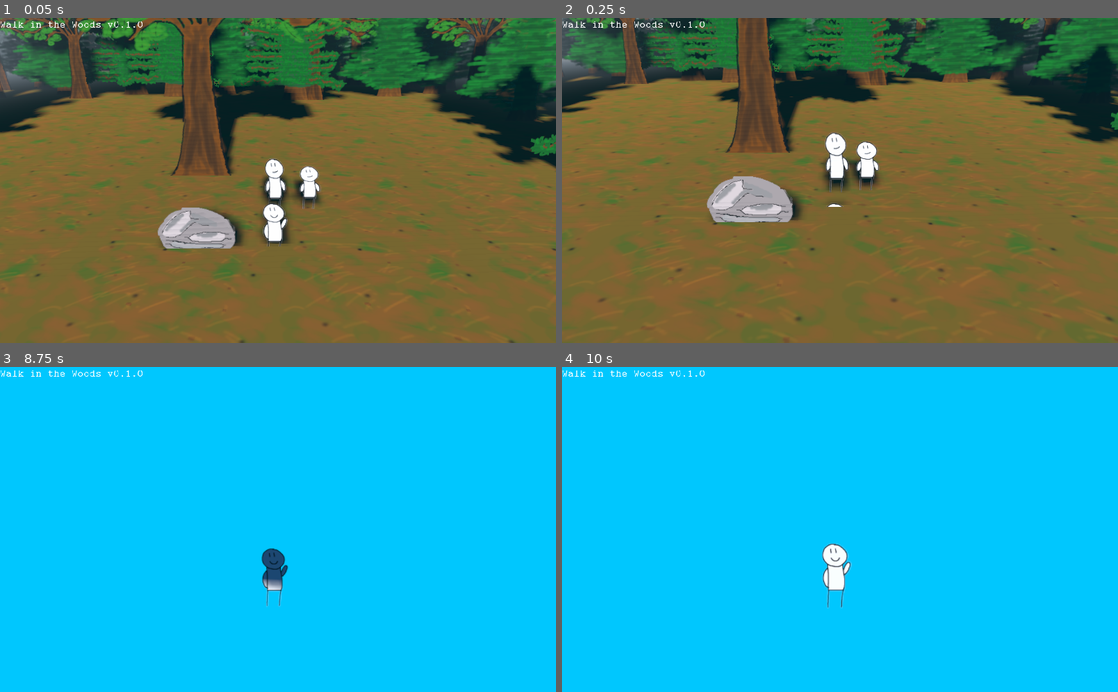
Above: before the commit, frames 1-4 (two rows, left to right).
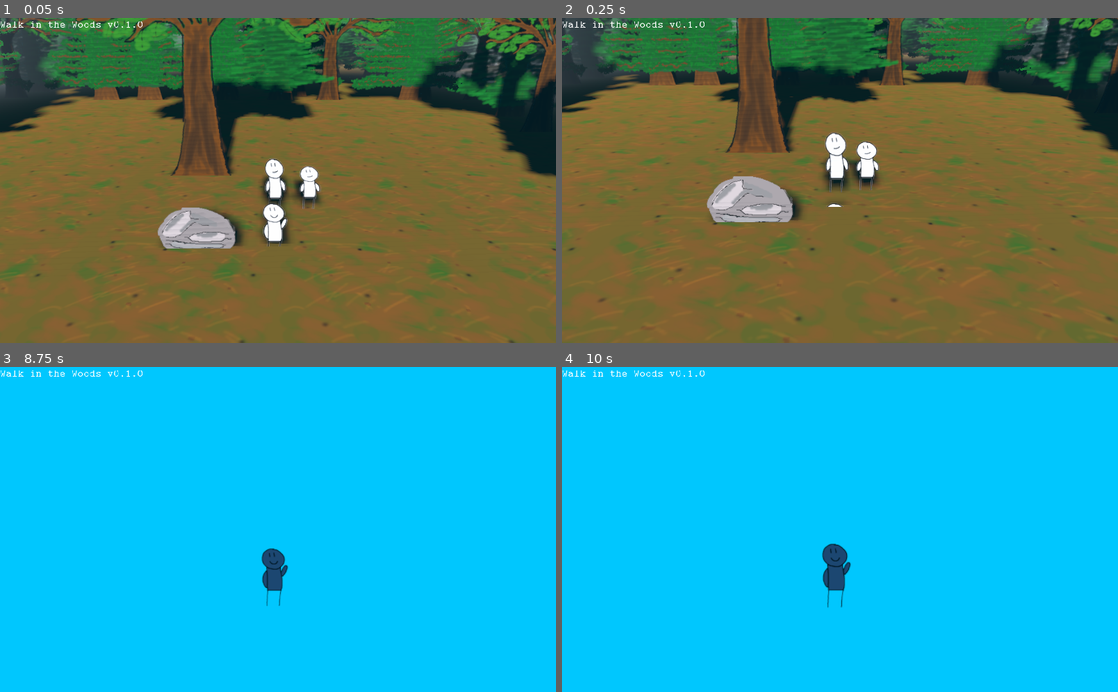
Above: after the commit, the same moments.

Repository: Schoperation/AllTheStarsAtNight
Game: Godot game, scene res://world/World.tscn
Two runs of this game, one before a commit and one after it. Both use one fixed random seed, a clock stepped at 60 frames per second and the inputs below.
Inputs (mouse positions are in pixels of both pictures, inside the frame that each line leads up to):
- Up to frame 1 (0.05 s): no input
- Up to frame 2 (0.25 s): no input
- Up to frame 3 (8.75 s): move the mouse to (400, 513) at 0.52 s; hold D (move_right) 0.53-1.28 s; tap Mouse wheel up (zoom_in) every 1.5 s from 0.6 to 8.1 s; click (400, 513) at 0.67 s; move the mouse to (166, 545) at 1.27 s; hold S (move_down) 1.28-2.03 s; tap Mouse wheel down (zoom_out) every 1.5 s from 1.35 to 7.35 s; tap Enter at 2, 3.5, 5 s; move the mouse to (333, 458) at 2.02 s; hold D (move_right) 2.03-2.78 s; tap Space at 2.75, 4.25, 5.75 s; move the mouse to (250, 594) at 2.77 s; hold W (move_up) 2.78-3.53 s; click (250, 594) at 2.92 s; move the mouse to (444, 578) at 3.52 s; hold A (move_left) 3.53-5.03 s; move the mouse to (111, 480) at 4.27 s; move the mouse to (305, 529) at 5.02 s; hold S (move_down) 5.03-5.78 s; click (305, 529) at 5.17 s; move the mouse to (194, 448) at 5.77 s; hold D (move_right) 5.78-6.53 s; move the mouse to (400, 513) at 6.52 s; hold W (move_up) 6.53-7.28 s; move the mouse to (166, 545) at 7.27 s; hold D (move_right) 7.28-8.03 s; click (166, 545) at 7.42 s; move the mouse to (333, 458) at 8.02 s; hold S (move_down) from 8.03 s (still down)
- Up to frame 4 (10 s): move the mouse to (812, 594) at 8.77 s; release S (move_down) at 8.78 s; hold A (move_left) 8.78-9.53 s; tap Mouse wheel down (zoom_out) at 8.85 s; move the mouse to (1006, 578) at 9.52 s; hold W (move_up) from 9.53 s (still down); tap Mouse wheel up (zoom_in) at 9.6 s; click (1006, 578) at 9.67 s

The runs differ from the first frame. In frame 1, 15% of the frame differs, in the area x 0-100%, y 0-49%; in frame 2, 12%; in frame 3, 0.2%; in frame 4, 0.7%.

Commit message:
Started work on new generation system

Diff:
--- a/player/PlayerMovement.gd
+++ b/player/PlayerMovement.gd
@@ -47,4 +47,5 @@
 # When we enter the game end body
 func _on_GameEnd_body_entered(body):
 	if body == self:
-		get_tree().reload_current_scene()
+		#get_tree().reload_current_scene()
+		pass
--- a/world/WorldGeneration.gd
+++ b/world/WorldGeneration.gd
@@ -3,18 +3,90 @@
 var chunkId = 1
 var scene = preload("res://world/Chunk.tscn")
 
+# Used in genWorld(size) to determine where to spawn chunks for a particular iteration
+enum GenDirec {LEFT = 0, DOWN = 1, RIGHT = 2, UP = 3}
+
 func _ready():
 	randomize()
 	# Every 100 units, plop a new chunk
 	# Place the ones surrounding the spawn chunk
-	createNewChunk(-100, 0)
-	createNewChunk(100, 0)
+	#createNewChunk(-100, 0)
+	#createNewChunk(100, 0)
 
-	createNewChunk(-100, -100)
-	createNewChunk(0, -100)
-	createNewChunk(100, -100)
+	#createNewChunk(-100, -100)
+	#createNewChunk(0, -100)
+	#createNewChunk(100, -100)
 
-	genPath(30)
+	# Old generation, keeping function just in case
+	#genPath(30)
+
+	# New generation, more spacious
+	genWorld(5)
+
+func genWorld(size):
+	"""
+	We will generate in a circle, around the starting chunks.
+
+	18	17	18	19	20
+	9	8	7	6	19
+	10	1	@	5	18
+	11	2	3	4	17
+	12	13	14	15	16
+
+	In order to accomplish that, we will move in a certain direction x times, twice.
+	We go to the left once,
+	Down once,
+
+	Right twice,
+	Up twice,
+
+	Left thrice,
+	Down thrice,
+
+	Until we meet the size limit.
+
+	"""
+
+	# left 0, down 1, right 2, up 3
+	var direction = 0
+	var counter = 0
+	var length = 1
+	var didItOnce = false
+
+	var currentZ = 0 # up - and down +
+	var currentX = -100 # left - and right +
+
+	while length <= size:
+
+		createNewChunk(currentX, currentZ)
+		counter += 1
+
+		# Do we need to change directions?
+		if counter == length:
+			match direction:
+				3:
+					direction = 0
+				_:
+					direction += 1
+			# Check with the boolean if we need to go this length again, albeit in another direction.
+			if didItOnce:
+				length += 1
+				didItOnce = false
+			else:
+				didItOnce = true
+			counter = 0
+
+		# Determine new X and Z values
+		match direction:
+			0:
+				currentX -= 100
+			1:
+				currentZ += 100
+			2:
+				currentX += 100
+			3:
+				currentZ -= 100
+
 
 func genPath(length):
 	# $ $ $
